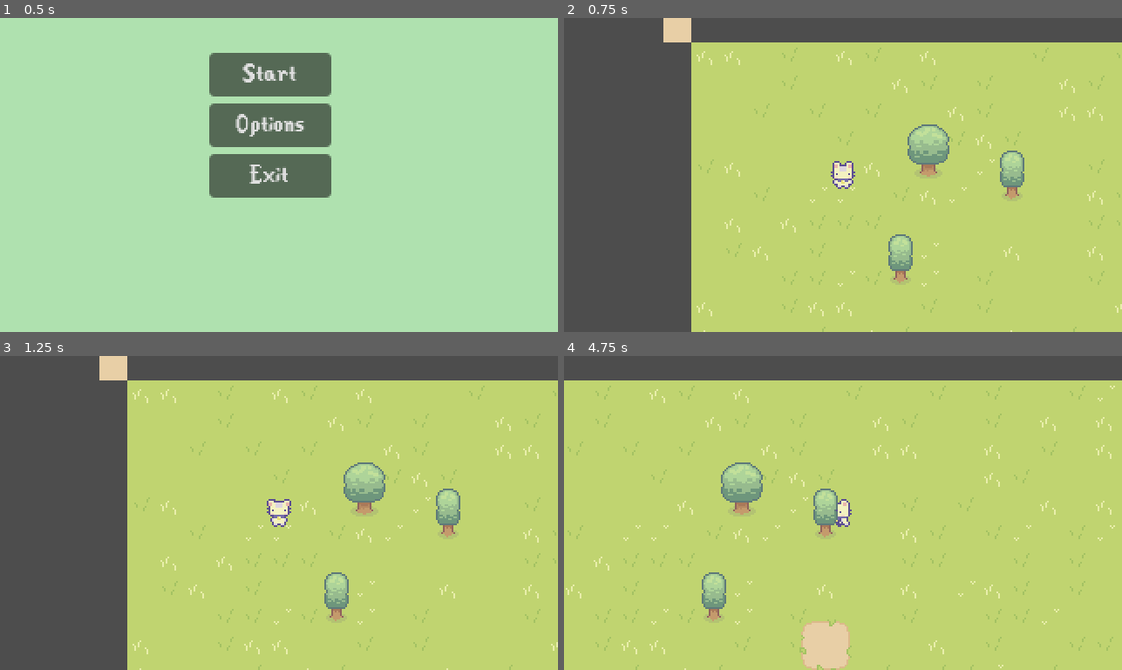
Above: before the commit, frames 1-4 (two rows, left to right).
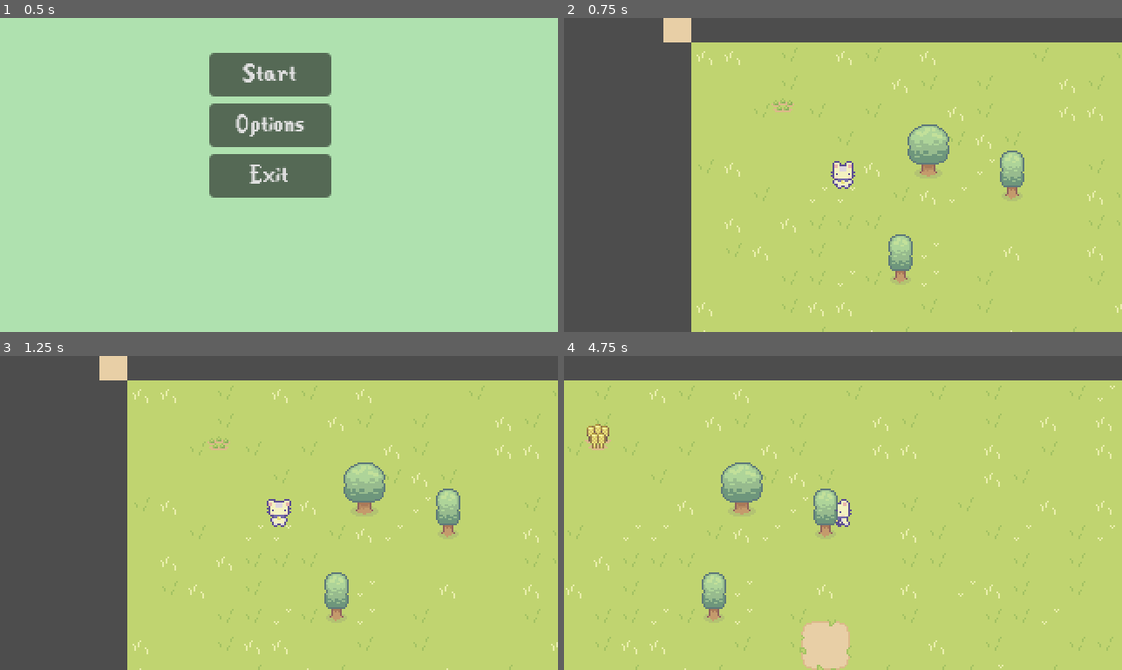
Above: after the commit, the same moments.

Repository: egd3025/everbloom
Game: Godot game, scene res://start_menu.tscn
Two runs of this game, one before a commit and one after it. Both use one fixed random seed, a clock stepped at 60 frames per second and the inputs below.
Inputs:
- Up to frame 1 (0.5 s): no input
- Up to frame 2 (0.75 s): click "Start" at 0.5 s
- Up to frame 3 (1.25 s): no input
- Up to frame 4 (4.75 s): hold Right (ui_right) 1.28-2.03 s; tap A (Plant) at 1.35, 2.1, 3.05, 3.6, 4.35 s; hold Down (ui_down) 2.03-2.78 s; hold Right (ui_right) 2.78-3.53 s; tap D (Till) at 2.85 s; hold Up (ui_up) 3.53-4.28 s; hold Left (ui_left) from 4.28 s (still down)

Frame 1 is identical in both runs. In frame 2, 0.1% of the frame differs, in the area x 37-42%, y 25-30%; in frame 3, 0.1%; in frame 4, 0.2%, in the area x 3-9%, y 21-30%.

Commit message:
Enabled Y sorting for plants

Diff:
--- a/EverBloom/Plants/Plant.tscn
+++ b/EverBloom/Plants/Plant.tscn
@@ -4,6 +4,8 @@
 [ext_resource type="Texture2D" uid="uid://c8a3mck1ac1vk" path="res://cup_noodle/Basic_Plants.png" id="2_rta03"]
 
 [node name="Plant" type="Node2D"]
+z_index = 1
+y_sort_enabled = true
 script = ExtResource("1_egb8p")
 
 [node name="Sprite2D" type="Sprite2D" parent="."]
